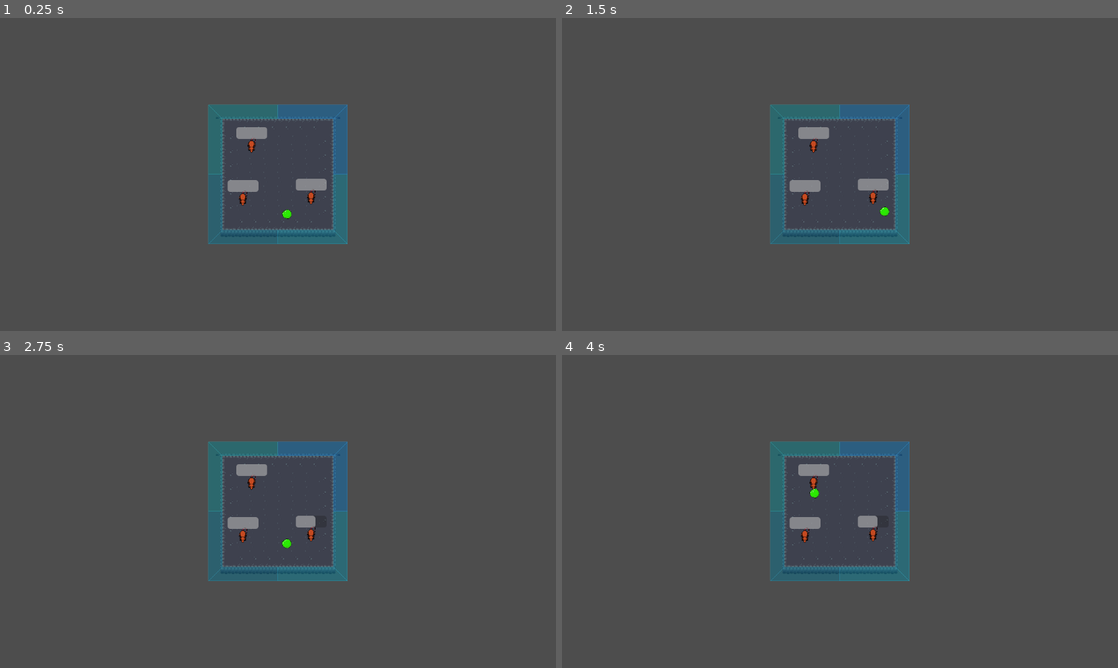
Above: before the commit, frames 1-4 (two rows, left to right).
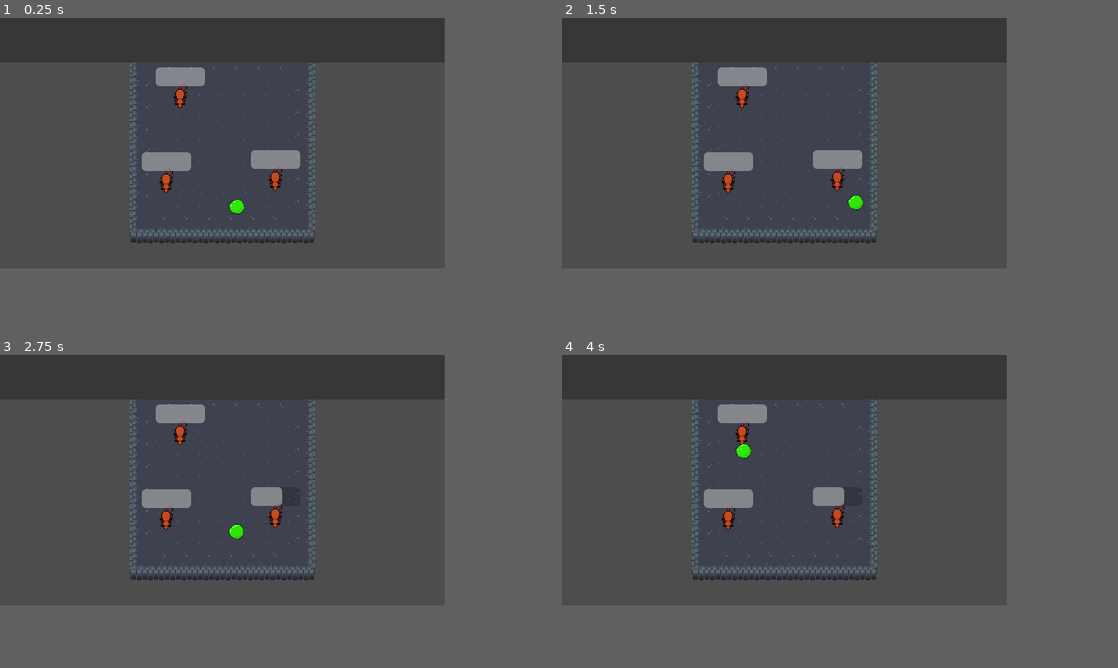
Above: after the commit, the same moments.

Repository: Gibber-codes/slime-dungeon-main
Game: Godot game, scene res://scenes/core/Main.tscn
Two runs of this game, one before a commit and one after it. Both use one fixed random seed, a clock stepped at 60 frames per second and the inputs below.
Inputs:
- Up to frame 1 (0.25 s): no input
- Up to frame 2 (1.5 s): no input
- Up to frame 3 (2.75 s): no input
- Up to frame 4 (4 s): no input
In our replay, the window is 800x450 before the commit and 640x360 after it. These sizes can differ from the game's own. Grey fills any space a smaller window leaves; there, only what the larger window draws over its background counts as a difference.

The runs differ from the first frame. In frame 1, 7.6% of the frame differs, in the area x 23-63%, y 14-73%; in frame 2, 7.6%; in frame 3, 7.4%; in frame 4, 7.4%.
Error before the commit: Invalid assignment of property or key 'max_value' with value of type 'float' on a base object of type 'null instance'. (res://scripts/ui/SlimeUI.gd:47)

Commit message:
Move UI assets to assets directory and update references
Relocated various UI images, scenes, and shaders from scenes/ui/ to assets/ for better project organization. Updated .import files and resource paths in HUD.tscn and SlimeUI.gd to reflect the new locations. Adjusted HUD.tscn node structure to use Control as the root and improved layout settings. Added a new PNG asset. Changed project viewport size to 640x360. Minor changes to Main.tscn, Room.tscn, and UI.tscn to support the new structure.

Diff:
--- a/project.godot
+++ b/project.godot
@@ -25,8 +25,8 @@
 
 [display]
 
-window/size/viewport_width=1280
-window/size/viewport_height=720
+window/size/viewport_width=640
+window/size/viewport_height=360
 window/stretch/mode="viewport"
 
 [editor]
--- a/scenes/core/Main.tscn
+++ b/scenes/core/Main.tscn
@@ -20,3 +20,4 @@
 [node name="Camera2D" type="Camera2D" parent="."]
 
 [node name="UI" parent="." instance=ExtResource("3_fun78")]
+follow_viewport_enabled = false
--- a/scenes/rooms/Room.tscn
+++ b/scenes/rooms/Room.tscn
@@ -60,9 +60,6 @@
 
 [node name="TileMap" type="TileMap" parent="."]
 tile_set = SubResource("TileSet_iaoa5")
-rendering_quadrant_size = 22
-collision_animatable = true
-collision_visibility_mode = 1
 format = 2
 layer_0/tile_data = PackedInt32Array(0, 0, 0, 65535, 0, 0, -1, 0, 0, -65536, 0, 0, 65536, 0, 0, 131071, 0, 0, 131070, 0 …(1813 unchanged characters)…
 
--- a/scenes/ui/HUD.tscn
+++ b/scenes/ui/HUD.tscn
@@ -1,29 +1,25 @@
 [gd_scene load_steps=6 format=3 uid="uid://y18oyxrqu456"]
 
-[ext_resource type="Texture2D" uid="uid://c4i1ek6ort3fc" path="res://scenes/ui/32 bit Slime Game Mock.svg" id="2_6ll6g"]
-[ext_resource type="Texture2D" uid="uid://bex1eutwj5x4a" path="res://scenes/ui/test.jpg" id="2_ig75s"]
-[ext_resource type="Texture2D" uid="uid://qwargijijwv7" path="res://scenes/ui/test2.jpg" id="3_4ed8p"]
+[ext_resource type="Texture2D" uid="uid://c4i1ek6ort3fc" path="res://assets/32 bit Slime Game Mock.svg" id="2_6ll6g"]
+[ext_resource type="Texture2D" uid="uid://bex1eutwj5x4a" path="res://assets/test.jpg" id="2_ig75s"]
+[ext_resource type="Texture2D" uid="uid://qwargijijwv7" path="res://assets/test2.jpg" id="3_4ed8p"]
 
 [sub_resource type="ShaderMaterial" id="ShaderMaterial_jlufg"]
 
 [sub_resource type="ImageTexture" id="ImageTexture_l20r4"]
 
-[node name="Hud" type="Node2D"]
-
-[node name="ColorRect" type="ColorRect" parent="."]
-offset_left = 131.0
-offset_top = 83.0
-offset_right = 754.0
-offset_bottom = 700.0
-color = Color(0.21770102, 0.21770105, 0.21770105, 1)
+[node name="Hud" type="Control"]
+layout_mode = 3
+anchors_preset = 0
 
 [node name="ColorRect4" type="ColorRect" parent="."]
+layout_mode = 0
 offset_right = 864.0
 offset_bottom = 64.0
 color = Color(0.21770102, 0.21770105, 0.21770105, 1)
 
 [node name="Control2" type="Control" parent="."]
-layout_mode = 3
+layout_mode = 1
 anchors_preset = 11
 anchor_left = 1.0
 anchor_right = 1.0
@@ -207,7 +203,8 @@
 color = Color(0.21770102, 0.21770105, 0.21770105, 1)
 
 [node name="Control" type="Control" parent="."]
-layout_mode = 3
+layout_mode = 1
+anchors_preset = 4
 anchor_top = 0.5
 anchor_bottom = 0.5
 offset_top = 360.0
--- a/scenes/ui/UI.tscn
+++ b/scenes/ui/UI.tscn
@@ -1,7 +1,10 @@
-[gd_scene load_steps=2 format=3 uid="uid://d2a3b4c5e6f7g"]
+[gd_scene load_steps=3 format=3 uid="uid://d2a3b4c5e6f7g"]
 
 [ext_resource type="Script" uid="uid://cwby1usfet7g4" path="res://scripts/ui/SlimeUI.gd" id="1_d2gw2"]
+[ext_resource type="PackedScene" uid="uid://y18oyxrqu456" path="res://scenes/ui/HUD.tscn" id="2_m01cm"]
 
 [node name="UI" type="CanvasLayer"]
 follow_viewport_enabled = true
 script = ExtResource("1_d2gw2")
+
+[node name="Hud" parent="." instance=ExtResource("2_m01cm")]
--- a/scripts/ui/SlimeUI.gd
+++ b/scripts/ui/SlimeUI.gd
@@ -7,9 +7,9 @@
 var _slime: CharacterBody2D = null
 
 ## OnReady Variables
-@onready var health_bar: ProgressBar = $SlimeHealth
-@onready var speed_bar: ProgressBar = $SpeedBar
-@onready var momentum_bar: ProgressBar = $momentiumBar
+@onready var health_bar: ProgressBar = $Hud/Control/SlimeHealth
+@onready var speed_bar: ProgressBar = $Hud/Control/SpeedBar
+@onready var momentum_bar: ProgressBar = $Hud/Control/momentiumBar
 
 func _ready() -> void:
 	# Find the slime in the scene tree
Renamed: scenes/ui/32 bit Slime Game Mock.svg -> assets/32 bit Slime Game Mock.svg
Not shown, changed: assets/32 bit Slime Game Mock.svg.import
Renamed: scenes/ui/FgSwiS.jpg -> assets/FgSwiS.jpg
Not shown, changed: assets/FgSwiS.jpg.import
Renamed: scenes/ui/HUD_core_energy.gdshader -> assets/HUD_core_energy.gdshader
Renamed: scenes/ui/HUD_core_energy.gdshader.uid -> assets/HUD_core_energy.gdshader.uid
Renamed: scenes/ui/NodeUpgradeMenu.tscn -> assets/NodeUpgradeMenu.tscn
Renamed: scenes/ui/PauseMenu.tscn -> assets/PauseMenu.tscn
Renamed: scenes/ui/ResetScreen.tscn -> assets/ResetScreen.tscn
Renamed: scenes/ui/lava.jpg -> assets/lava.jpg
Not shown, changed: assets/lava.jpg.import
Renamed: scenes/ui/stone.jpg -> assets/stone.jpg
(and 7 more such lines)
